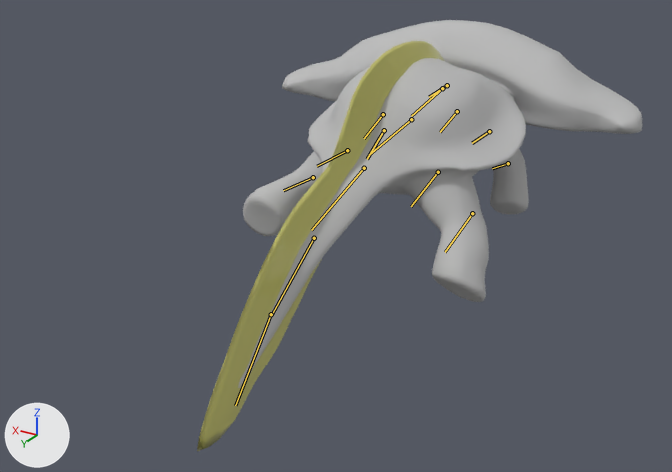
The FBX model Assets/Art/Mesh/Character/Anims/A_Babies_Idle2.fbx, before and after one commit.
Both versions are drawn from a camera (50 mm lens) standing at (-0.43, 0.961, 0.268) and looking at (0.029, 0.196, -0.115). Arrows for +X, +Y and +Z are at lower left; the lights stay in place. Both versions are drawn at frame 51 of the action 'Take 001'; the numbers are the values there. The bones that bend it are drawn over the model as lines.

The first picture shows 'Baby_low'.
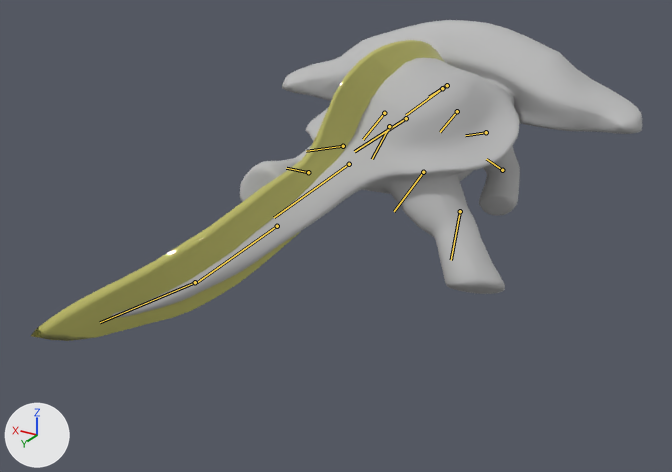
Where the change shows, as pixel boxes [x1, y1, x2, y2] in the pictures (672 x 472 px):
'Baby_low', posed (37% wider, 25% shorter)
    before: [197, 20, 642, 451]
    after: [31, 20, 642, 341]
bone 'Bone007', root to tip
    before: (442, 88) to (411, 116)
    after: (442, 88) to (406, 115)
bone 'Bone008', root to tip
    before: (411, 119) to (369, 155)
    after: (406, 118) to (354, 151)
bone 'Bone009', root to tip
    before: (364, 168) to (311, 230)
    after: (349, 164) to (274, 217)
bone 'Bone010', root to tip
    before: (314, 238) to (271, 315)
    after: (277, 226) to (195, 283)
bone 'Bone011', root to tip
    before: (271, 314) to (235, 405)
    after: (195, 282) to (100, 322)
bone 'Bone013', root to tip
    before: (438, 172) to (411, 206)
    after: (423, 172) to (394, 211)
bone 'Bone014', root to tip
    before: (472, 213) to (445, 252)
    after: (460, 211) to (451, 260)
bone 'Bone019', root to tip
    before: (347, 150) to (317, 166)
    after: (343, 146) to (306, 151)
bone 'Bone020', root to tip
    before: (313, 177) to (283, 190)
    after: (308, 172) to (286, 168)
bone 'Bone016', root to tip
    before: (489, 131) to (472, 143)
    after: (486, 132) to (465, 135)
bone 'Bone017', root to tip
    before: (508, 163) to (492, 168)
    after: (502, 170) to (486, 159)
bone 'Bone022', root to tip
    before: (383, 114) to (364, 138)
    after: (384, 113) to (363, 139)
bone 'Bone023', root to tip
    before: (384, 130) to (367, 159)
    after: (389, 126) to (372, 159)

The edits, one by one:
Bone 'Bone007' (bone_bone007) turns from (-10, 0, 0) to (-10, 0, -5) degrees about its own x, y and z.
Bone 'Bone008' (bone_bone008) turns from (-3, 0, -5) to (-3, 0, -8) degrees about its own x, y and z.
Bone 'Bone009' (bone_bone009) turns from (-5, 1, 5) to (-5, 0, -3) degrees about its own x, y and z.
Bone 'Bone010' (bone_bone010) turns from (-6, 1, 6) to (-7, 0, -10) degrees about its own x, y and z.
Bone 'Bone011' (bone_bone011) turns from (0, 0, 7) to (0, 0, -20) degrees about its own x, y and z.
Bone 'Bone013' (bone_bone013) turns from (-10, 2, 0) to (-20, 5, 0) degrees about its own x, y and z.
Bone 'Bone014' (bone_bone014) turns from (-5, 0, -3) to (-10, 0, 20) degrees about its own x, y and z.
Bone 'Bone019' (bone_bone019) turns from (10, 2, 0) to (20, 5, 0) degrees about its own x, y and z.
Bone 'Bone020' (bone_bone020) turns from (5, 0, 3) to (15, 0, 20) degrees about its own x, y and z.
Bone 'Bone016' (bone_bone016) turns from (10, -2, 0) to (20, -2, 0) degrees about its own x, y and z.
Bone 'Bone017' (bone_bone017) turns from (10, 2, 0) to (20, 2, 0) degrees about its own x, y and z.
Bone 'Bone022' (bone_bone022) turns from (-10, 2, 0) to (-15, 2, 0) degrees about its own x, y and z.
Bone 'Bone023' (bone_bone023) turns from (-10, -2, 0) to (-15, -2, 0) degrees about its own x, y and z.
